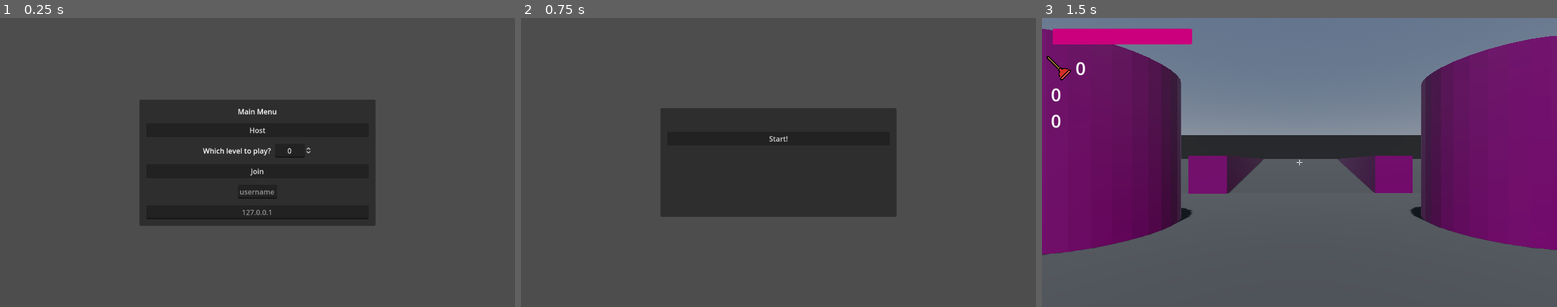
Above: before the commit, frames 1-3 (left to right).
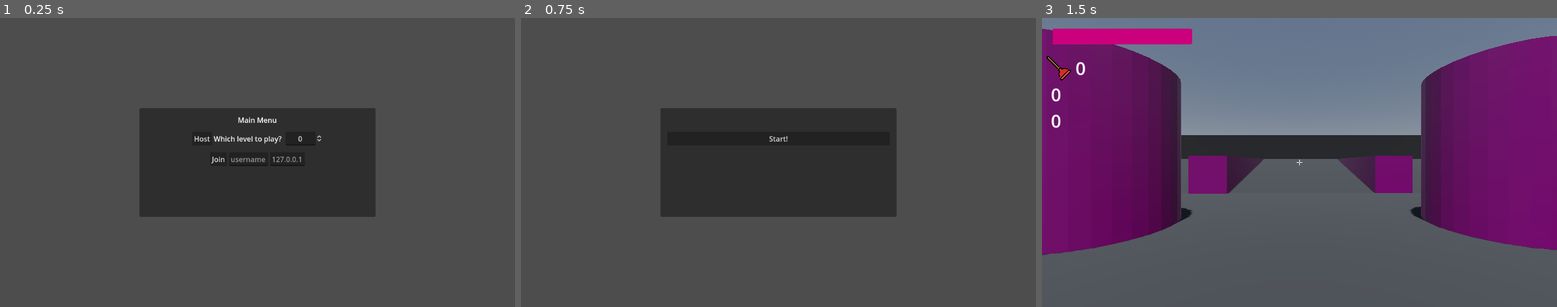
Above: after the commit, the same moments.

Repository: aidan-j-rhoden/plunger
Game: Godot game, scene res://menu/menu.tscn
Two runs of this game, one before a commit and one after it. Both use one fixed random seed, a clock stepped at 60 frames per second and the inputs below.
Inputs:
- Up to frame 1 (0.25 s): no input
- Up to frame 2 (0.75 s): click "Host" at 0.5 s
- Up to frame 3 (1.5 s): click "Start!" at 1.25 s

The runs differ from the first frame. In frame 1, 3.6% of the frame differs, in the area x 27-73%, y 28-72%; in frame 2, nothing differs; in frame 3, nothing differs.

Commit message:
Changed some UI, Updated to 4.1

Diff:
--- a/map.gd
+++ b/map.gd
@@ -3,6 +3,7 @@
 @export var levels = ["res://maps/map_test.tscn", "res://maps/test_map_2.tscn", "res://maps/test_map_3.tscn", "res://maps/test_level_4.tscn"]
 
 func load_level(which: int):
-	if levels.size() > which and which > -1:
-		var level = load(levels[which]).instantiate()
-		add_child(level)
+	if multiplayer.is_server():
+		if levels.size() > which and which > -1:
+			var level = load(levels[which]).instantiate()
+			add_child(level)
--- a/menu/menu.gd
+++ b/menu/menu.gd
@@ -2,7 +2,7 @@
 
 # Just have these ready to save time later
 @onready var main_menu = $MainMenu
-@onready var address = $MainMenu/MarginContainer/VBoxContainer/address
+@onready var address = $MainMenu/MarginContainer/VBoxContainer/HBoxContainer/address
 @onready var ready_menu = $ReadyMenu
 @onready var username = $MainMenu/MarginContainer/VBoxContainer/HBoxContainer/username
 
--- a/menu/menu.tscn
+++ b/menu/menu.tscn
@@ -40,13 +40,13 @@
 text = "Main Menu"
 horizontal_alignment = 1
 
-[node name="Host" type="Button" parent="MainMenu/MarginContainer/VBoxContainer"]
-layout_mode = 2
-text = "Host"
-
 [node name="HBoxContainer2" type="HBoxContainer" parent="MainMenu/MarginContainer/VBoxContainer"]
 layout_mode = 2
 alignment = 1
+
+[node name="Host" type="Button" parent="MainMenu/MarginContainer/VBoxContainer/HBoxContainer2"]
+layout_mode = 2
+text = "Host"
 
 [node name="Label" type="Label" parent="MainMenu/MarginContainer/VBoxContainer/HBoxContainer2"]
 layout_mode = 2
@@ -58,13 +58,13 @@
 alignment = 1
 update_on_text_changed = true
 
-[node name="Join" type="Button" parent="MainMenu/MarginContainer/VBoxContainer"]
-layout_mode = 2
-text = "Join"
-
 [node name="HBoxContainer" type="HBoxContainer" parent="MainMenu/MarginContainer/VBoxContainer"]
 layout_mode = 2
 alignment = 1
+
+[node name="Join" type="Button" parent="MainMenu/MarginContainer/VBoxContainer/HBoxContainer"]
+layout_mode = 2
+text = "Join"
 
 [node name="username" type="LineEdit" parent="MainMenu/MarginContainer/VBoxContainer/HBoxContainer"]
 layout_mode = 2
@@ -72,10 +72,11 @@
 alignment = 1
 expand_to_text_length = true
 
-[node name="address" type="LineEdit" parent="MainMenu/MarginContainer/VBoxContainer"]
+[node name="address" type="LineEdit" parent="MainMenu/MarginContainer/VBoxContainer/HBoxContainer"]
 layout_mode = 2
 placeholder_text = "127.0.0.1"
 alignment = 1
+expand_to_text_length = true
 
 [node name="ReadyMenu" type="PanelContainer" parent="."]
 visible = false
@@ -111,6 +112,6 @@
 
 [node name="World" parent="." instance=ExtResource("2_xu3ik")]
 
-[connection signal="pressed" from="MainMenu/MarginContainer/VBoxContainer/Host" to="." method="_on_host_pressed"]
-[connection signal="pressed" from="MainMenu/MarginContainer/VBoxContainer/Join" to="." method="_on_join_pressed"]
+[connection signal="pressed" from="MainMenu/MarginContainer/VBoxContainer/HBoxContainer2/Host" to="." method="_on_host_pressed"]
+[connection signal="pressed" from="MainMenu/MarginContainer/VBoxContainer/HBoxContainer/Join" to="." method="_on_join_pressed"]
 [connection signal="pressed" from="ReadyMenu/MarginContainer/VBoxContainer/Start" to="." method="_on_start_pressed"]
--- a/world.gd
+++ b/world.gd
@@ -5,8 +5,8 @@
 
 const player_scene = preload("res://player/player.tscn")
 
-func _ready():
-	pass
+#func _ready():
+#	connect(multiplayer.peer_connected, remove_player())
 
 
 #func _process(delta):
--- a/world.tscn
+++ b/world.tscn
@@ -14,3 +14,7 @@
 [node name="PlayerSpawner" type="MultiplayerSpawner" parent="."]
 _spawnable_scenes = PackedStringArray("res://player/player.tscn")
 spawn_path = NodePath("../players")
+
+[node name="LevelSpawner" type="MultiplayerSpawner" parent="."]
+_spawnable_scenes = PackedStringArray("res://maps/map_test.tscn", "res://maps/test_map_2.tscn", "res://maps/test_map_3.tscn", "res://maps/test_level_4.tscn")
+spawn_path = NodePath("../map")
Not shown, changed: .gitignore
